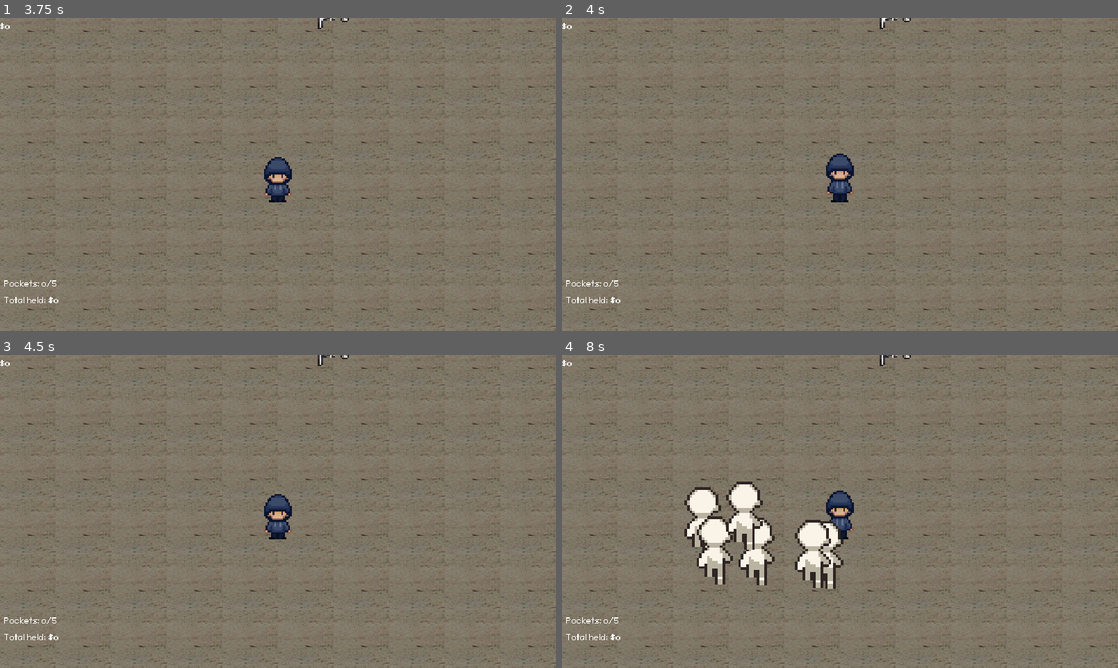
Above: before the commit, frames 1-4 (two rows, left to right).
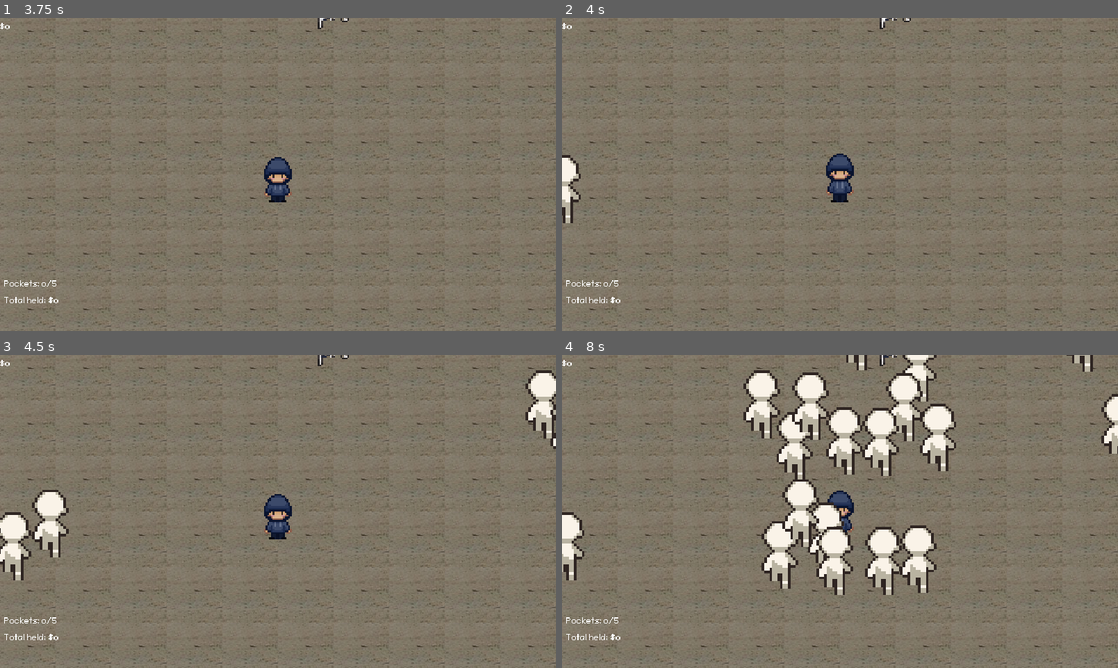
Above: after the commit, the same moments.

Repository: nithinsenthil/UCDBTS
Game: Godot game, scene res://Scenes/level_1.tscn
Same seed, same stepped clock (60 frames per second), same inputs: the game is played once before the commit and once after it. This scene is started directly instead of the project's main scene. The engine's default icon, where the game draws it, is replaced by a stand-in: a white triangle on a blue panel in a dark square.
Inputs (mouse positions are in pixels of both pictures, inside the frame that each line leads up to):
- Up to frame 1 (3.75 s): move the mouse to (400, 158) at 0.52 s; hold D (Right) 0.53-1.28 s; tap L (BikeMinigameEnd) at 0.6 s; move the mouse to (166, 190) at 1.27 s; hold S (Down) 1.28-2.03 s; tap K (BikeMinigameStart) at 1.35, 2.75, 3.5 s; tap Enter at 2 s; move the mouse to (333, 105) at 2.02 s; hold D (Right) 2.03-2.78 s; tap P (CameraControlsOff) at 2.1 s; move the mouse to (250, 237) at 2.77 s; hold W (Up) 2.78-3.53 s; tap O (CameraControlsOn) at 2.85 s; move the mouse to (444, 221) at 3.52 s; hold A (Left) from 3.53 s (still down); hold F (Interact) from 3.53 s (still down)
- Up to frame 2 (4 s): keep holding A (Left); keep holding F (Interact)
- Up to frame 3 (4.5 s): keep holding A (Left); move the mouse to (111, 464) at 4.27 s; release F (Interact) at 4.28 s; right-click (111, 464) at 4.35 s
- Up to frame 4 (8 s): move the mouse to (867, 511) at 5.02 s; release A (Left) at 5.03 s; hold S (Down) 5.03-5.78 s; tap one key every 0.75 s from 5.1 s: L (BikeMinigameEnd) K (BikeMinigameStart) P (CameraControlsOff) O (CameraControlsOn); move the mouse to (756, 433) at 5.77 s; hold D (Right) 5.78-6.53 s; move the mouse to (962, 495) at 6.52 s; hold W (Up) 6.53-7.28 s; move the mouse to (728, 527) at 7.27 s; hold D (Right) from 7.28 s (still down)

Frame 1 is identical in both runs. In frame 2, 0.5% of the frame differs, in the area x 0-4%, y 43-66%; in frame 3, 2.9%; in frame 4, 17%, in the area x 0-100%, y 0-77%.
Error in both runs: Cannot call method 'add_child' on a null value. (res://Scripts/Managers/scene_manager.gd:27)

Commit message:
Fix agent navigation and avoidance

Diff:
--- a/ucdbts/Scenes/debug_scene.tscn
+++ b/ucdbts/Scenes/debug_scene.tscn
@@ -9,6 +9,12 @@
 [ext_resource type="Texture2D" uid="uid://ce6mvsfctuyw8" path="res://Assets/bikes/bike2.png" id="5_cfwnf"]
 [ext_resource type="Texture2D" uid="uid://cfqiv4ug4rfu7" path="res://Assets/bikes/bike4.png" id="6_536f3"]
 [ext_resource type="Texture2D" uid="uid://cqaocehmrkcis" path="res://Assets/bikes/bike3.png" id="7_qh7gd"]
+
+[sub_resource type="NavigationPolygon" id="NavigationPolygon_elfx1"]
+vertices = PackedVector2Array(32, 32, -32, 32, -32, -32, 32, -32)
+polygons = Array[PackedInt32Array]([PackedInt32Array(0, 1, 2, 3)])
+outlines = Array[PackedVector2Array]([PackedVector2Array(-32, -32, 32, -32, 32, 32, -32, 32)])
+agent_radius = 0.0
 
 [sub_resource type="NavigationPolygon" id="NavigationPolygon_4w3iw"]
 vertices = PackedVector2Array(32, 32, -32, 32, -32, -32, 32, -32)
@@ -23,12 +29,14 @@
 5:16/0/navigation_layer_0/polygon = SubResource("NavigationPolygon_4w3iw")
 3:3/0 = 0
 3:3/0/physics_layer_0/polygon_0/points = PackedVector2Array(-32, -32, -32, 32, 32, 32, 32, -32)
+3:3/0/navigation_layer_1/polygon = SubResource("NavigationPolygon_elfx1")
 
 [sub_resource type="TileSet" id="TileSet_3pc2c"]
 tile_size = Vector2i(64, 64)
 physics_layer_0/collision_layer = 2
 physics_layer_0/collision_mask = 9
-navigation_layer_0/layers = 2
+navigation_layer_0/layers = 1
+navigation_layer_1/layers = 2
 sources/4 = SubResource("TileSetAtlasSource_4w3iw")
 
 [node name="DebugScene" type="Node"]
--- a/ucdbts/Scenes/level_1.tscn
+++ b/ucdbts/Scenes/level_1.tscn
@@ -72,17 +72,17 @@
 metadata/_custom_type_script = "uid://d4mpg3giydsye"
 
 [node name="SpawnPoint1" type="Node2D" parent="SpawnManager"]
-position = Vector2(-1183, -537)
+position = Vector2(-527, -417)
 script = ExtResource("10_chwpn")
 metadata/_custom_type_script = "uid://kik08044h466"
 
 [node name="SpawnPoint2" type="Node2D" parent="SpawnManager"]
-position = Vector2(679, -376)
+position = Vector2(816, -134)
 script = ExtResource("10_chwpn")
 metadata/_custom_type_script = "uid://kik08044h466"
 
 [node name="SpawnPoint3" type="Node2D" parent="SpawnManager"]
-position = Vector2(-1170, 602)
+position = Vector2(-1174, 600)
 script = ExtResource("10_chwpn")
 metadata/_custom_type_script = "uid://kik08044h466"
 
--- a/ucdbts/Scenes/npc.tscn
+++ b/ucdbts/Scenes/npc.tscn
@@ -299,11 +299,11 @@
 metadata/_custom_type_script = "uid://cnbwnmcqir8u8"
 
 [node name="NavigationAgent2D" type="NavigationAgent2D" parent="Locomotion"]
-navigation_layers = 3
 avoidance_enabled = true
-radius = 0.01
-neighbor_distance = 20.0
-max_neighbors = 16
-time_horizon_obstacles = 1.0
-avoidance_layers = 3
-avoidance_mask = 3
+neighbor_distance = 75.0
+max_neighbors = 8
+time_horizon_obstacles = 0.5
+max_speed = 120.0
+avoidance_layers = 2
+avoidance_mask = 2
+avoidance_priority = 0.5
--- a/ucdbts/Scenes/player.tscn
+++ b/ucdbts/Scenes/player.tscn
@@ -274,3 +274,9 @@
 offset_right = 64.0
 offset_bottom = -47.0
 text = "Pockets are full!"
+
+[node name="NavigationObstacle2D" type="NavigationObstacle2D" parent="."]
+radius = 10.0
+vertices = PackedVector2Array(-17, -28, 20, -28, 20, 34, -17, 34)
+carve_navigation_mesh = true
+avoidance_layers = 2
--- a/ucdbts/Scripts/Managers/npc_factory.gd
+++ b/ucdbts/Scripts/Managers/npc_factory.gd
@@ -1,8 +1,5 @@
 class_name NPCFactory
 extends Node
-
-# TODO: Store specific level or spawn points (when that structure is more clear)
-@onready var current_level: Node = get_tree().root
 
 const _npc_scene: PackedScene = preload("res://Scenes/npc.tscn")
 
@@ -10,8 +7,8 @@
 # TODO: add level-specific multipliers?
 func new_npc() -> Character:
 	var new_npc_node = _npc_scene.instantiate()
-	current_level.add_child(new_npc_node)
-	new_npc_node.set_owner(current_level)
+	get_tree().current_scene.add_child(new_npc_node)
+	new_npc_node.set_owner(get_tree().current_scene)
 
 	new_npc_node.get_node("Brain")._maximum_suspicion = \
 		clampf (randfn(Brain.MEAN_MAX_SUS, Brain.STDEV_MAX_SUS),
--- a/ucdbts/Scripts/NPC/locomotion.gd
+++ b/ucdbts/Scripts/NPC/locomotion.gd
@@ -42,7 +42,9 @@
 	var current_agent_position: Vector2 = global_position
 	var next_path_position: Vector2 = _nav_agent.get_next_path_position()
 
-	var raw_velocity = current_agent_position.direction_to(next_path_position) * _npc.movement_speed
+	var raw_velocity = current_agent_position.direction_to(next_path_position)
+	raw_velocity += Vector2.from_angle(2*PI*randf()) / 4.0
+	raw_velocity *= _npc.movement_speed
 	_nav_agent.set_velocity(raw_velocity)
 
 
Not shown: 1 places in ucdbts/Scenes/debug_scene.tscn that only renumber resources
Not shown: 1 places in ucdbts/Scenes/level_1.tscn that only renumber resources
